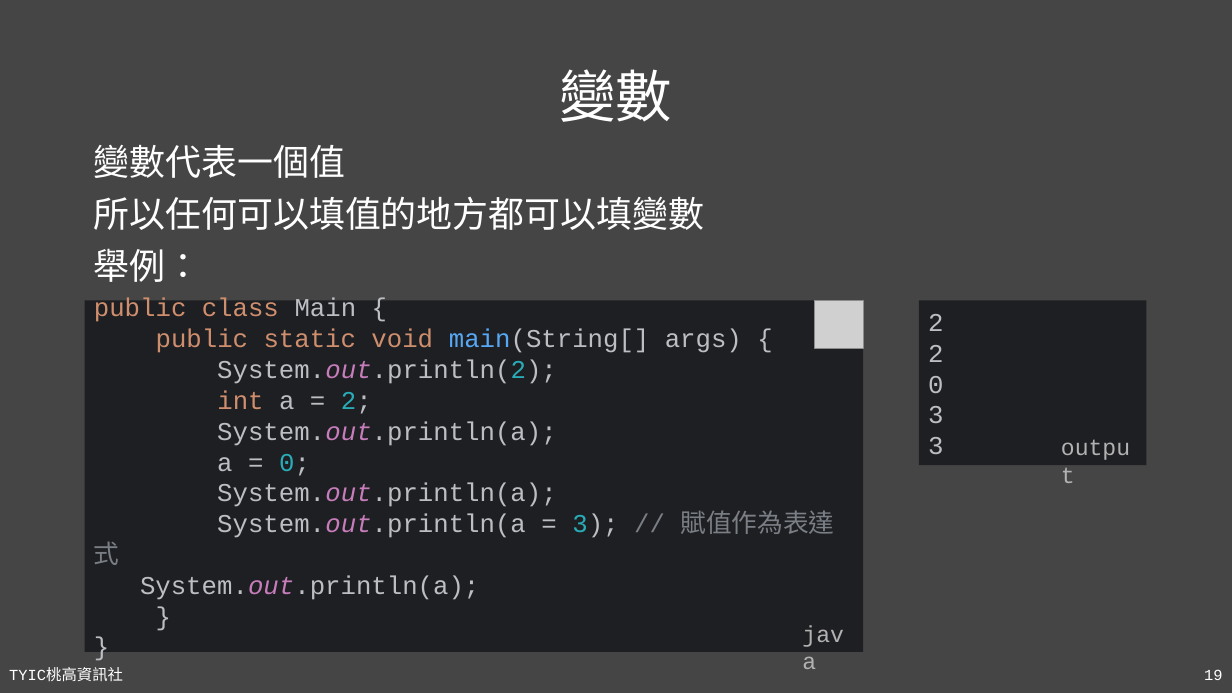
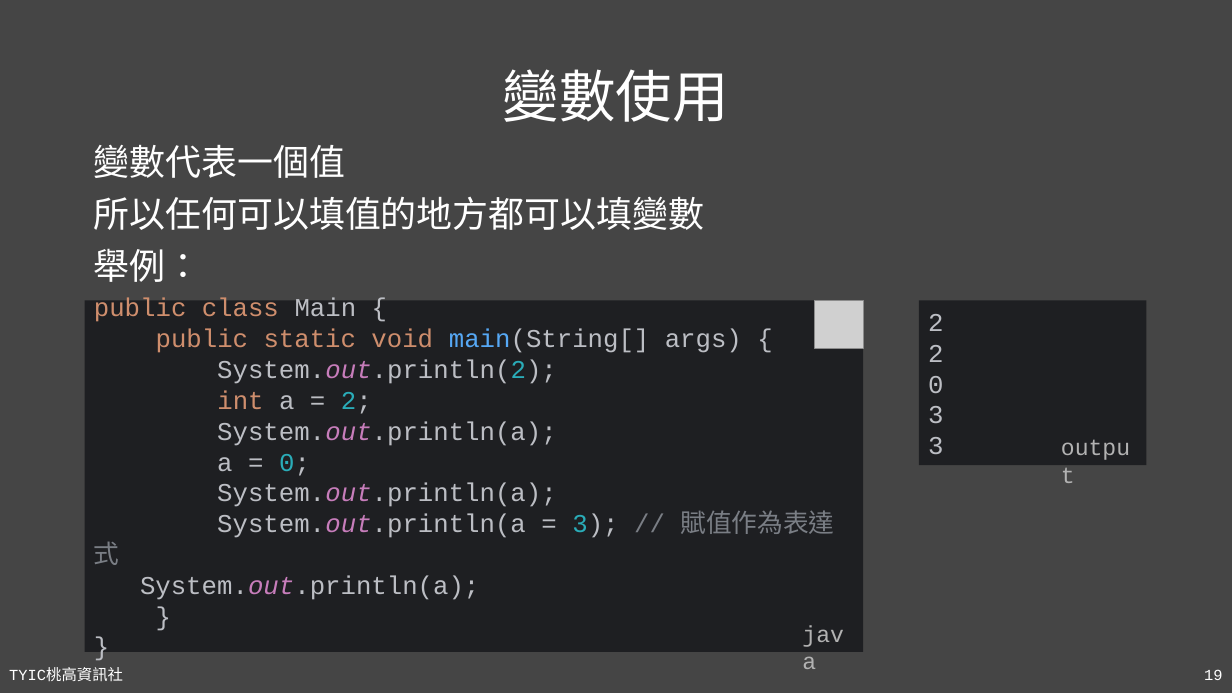
Before and after one commit to TYSHIC/slides, a slide deck: slide 19 of powerpoint/04_初探Java.pptx. Drawn at 1232x693 pixels with LibreOffice and Linux fonts; fonts in the diff are those of the drawing; grey boxes stand for pictures. Boxes give left, top, right and bottom in pixels: in the first picture for what was removed or moved away, otherwise in the second. Text is boxed around its words. In the diff, an @@ line names an element or a change of style, - is before the commit and + after.

```diff
--- a/powerpoint/04_初探Java.pptx
+++ b/powerpoint/04_初探Java.pptx
@@ title at (503, 69, 729, 122): text changed @@
-變數
+變數使用
```
Also in this commit, not shown: 14 other slides changed, 6 slides added, 2 slides removed, 7 other files.
